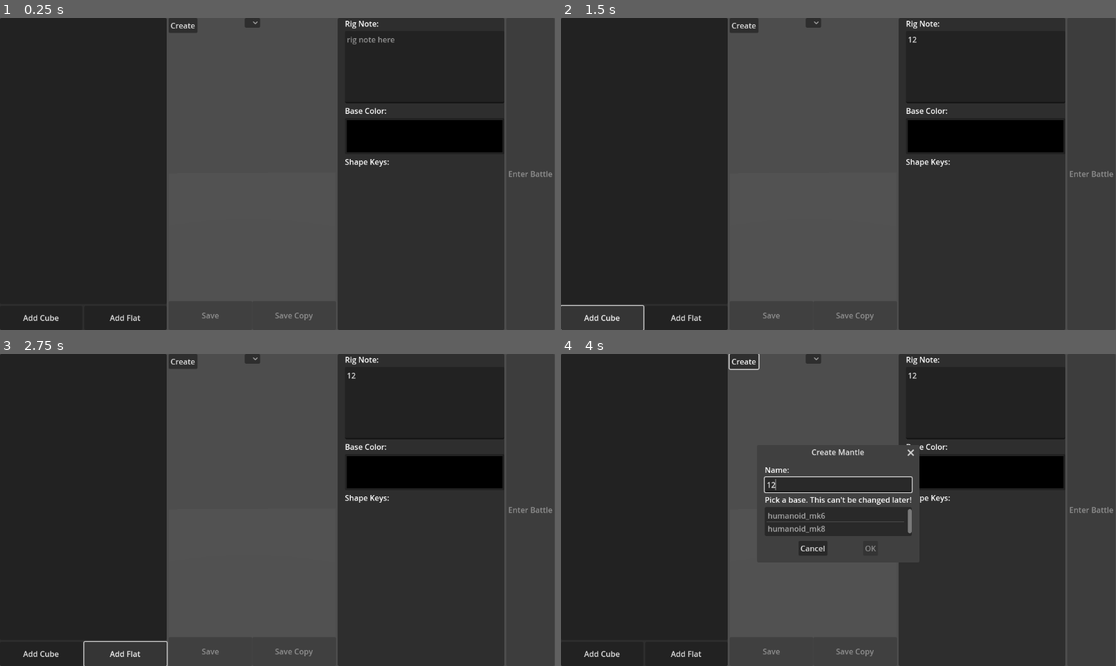
Above: before the commit, frames 1-4 (two rows, left to right).
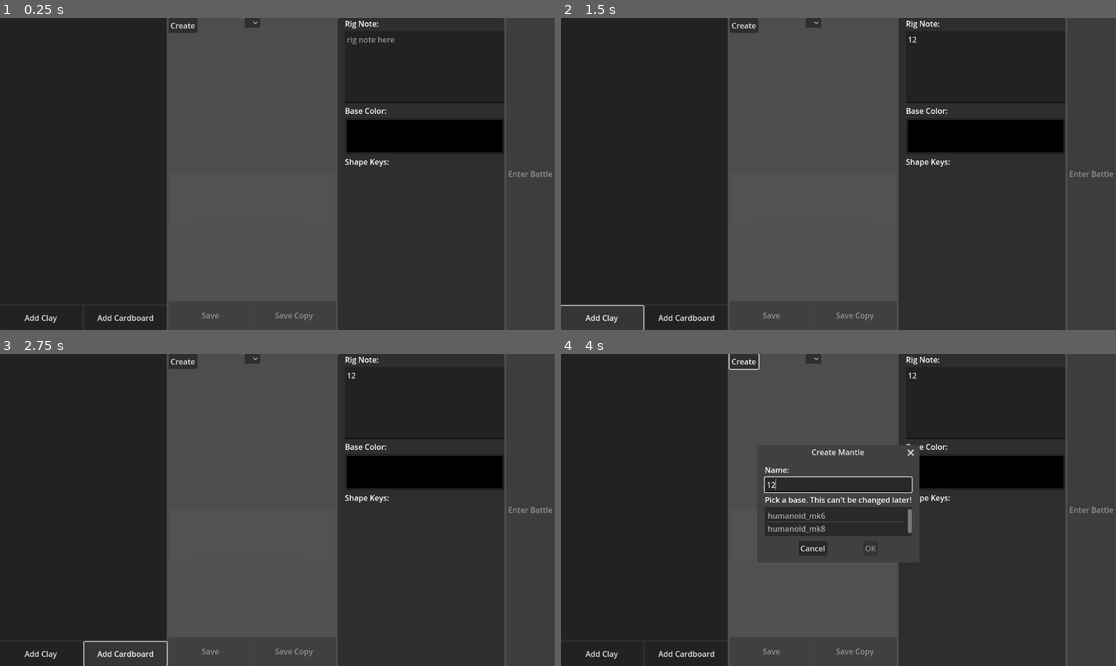
Above: after the commit, the same moments.

Repository: All-Chronical/MantleM
Game: Godot game, scene res://Program/char_maker_control.tscn
Two runs of this game, one before a commit and one after it. Both use one fixed random seed, a clock stepped at 60 frames per second and the inputs below.
Inputs (mouse positions are in pixels of both pictures, inside the frame that each line leads up to):
- Up to frame 1 (0.25 s): no input
- Up to frame 2 (1.5 s): click (988, 67) at 0.52 s; type "12" at 0.6 s; click "Add Cube" (after the commit: "Add Clay") at 1.25 s
- Up to frame 3 (2.75 s): click "Add Flat" (after the commit: "Add Cardboard") at 2 s
- Up to frame 4 (4 s): click "Create" at 2.75 s; click (838, 485) at 3.52 s; type "12" at 3.6 s

The runs differ from the first frame. In frame 1, 0.2% of the frame differs, in the area x 4-28%, y 95-98%; in frame 2, 0.2%; in frame 3, 0.2%; in frame 4, 0.2%.

Commit message:
refactor: renaming character creation terms

Diff:
--- a/Program/char_maker_control.tscn
+++ b/Program/char_maker_control.tscn
@@ -55,14 +55,14 @@
 layout_mode = 2
 size_flags_horizontal = 3
 size_flags_vertical = 8
-text = "Add Cube"
+text = "Add Clay"
 
 [node name="AddFBtn" type="Button" parent="HBoxContainer/Hierarchy/VBoxContainer/HBoxContainer"]
 custom_minimum_size = Vector2(0, 50)
 layout_mode = 2
 size_flags_horizontal = 3
 size_flags_vertical = 8
-text = "Add Flat"
+text = "Add Cardboard"
 
 [node name="DelPBtn" type="Button" parent="HBoxContainer/Hierarchy/VBoxContainer/HBoxContainer"]
 visible = false
@@ -189,7 +189,7 @@
 [node name="CubeLabel" type="Label" parent="HBoxContainer/Inspector/VBoxContainer"]
 visible = false
 layout_mode = 2
-text = "Cube Position:"
+text = "Clay Position:"
 
 [node name="CubeSliderContainer" type="VBoxContainer" parent="HBoxContainer/Inspector/VBoxContainer"]
 visible = false
@@ -240,7 +240,7 @@
 [node name="CubeScaleLabel" type="Label" parent="HBoxContainer/Inspector/VBoxContainer"]
 visible = false
 layout_mode = 2
-text = "Cube Scale:"
+text = "Clay Scale:"
 
 [node name="CubeScaleSliderContainer" type="VBoxContainer" parent="HBoxContainer/Inspector/VBoxContainer"]
 visible = false
@@ -294,7 +294,7 @@
 [node name="CubeColorLabel" type="Label" parent="HBoxContainer/Inspector/VBoxContainer"]
 visible = false
 layout_mode = 2
-text = "Cube Color:"
+text = "Clay Color:"
 
 [node name="CubeColorPicker" type="ColorPickerButton" parent="HBoxContainer/Inspector/VBoxContainer"]
 visible = false
@@ -304,7 +304,7 @@
 [node name="FlatLabel" type="Label" parent="HBoxContainer/Inspector/VBoxContainer"]
 visible = false
 layout_mode = 2
-text = "Flat Position:"
+text = "Cardboard Position:"
 
 [node name="FlatSliderContainer" type="VBoxContainer" parent="HBoxContainer/Inspector/VBoxContainer"]
 visible = false
@@ -355,7 +355,7 @@
 [node name="FlatScaleLabel" type="Label" parent="HBoxContainer/Inspector/VBoxContainer"]
 visible = false
 layout_mode = 2
-text = "Flat Scale:"
+text = "Cardboard Scale:"
 
 [node name="FlatScaleSliderContainer" type="VBoxContainer" parent="HBoxContainer/Inspector/VBoxContainer"]
 visible = false
@@ -409,7 +409,7 @@
 [node name="FlatColorLabel" type="Label" parent="HBoxContainer/Inspector/VBoxContainer"]
 visible = false
 layout_mode = 2
-text = "Flat Color:"
+text = "Cardboard Color:"
 
 [node name="FlatColorPicker" type="ColorPickerButton" parent="HBoxContainer/Inspector/VBoxContainer"]
 visible = false
--- a/Scripts/char_maker_control.gd
+++ b/Scripts/char_maker_control.gd
@@ -108,7 +108,7 @@
 func _rebuild_hierarchy() -> void:
 	hierarchyList.clear()
 	var root := hierarchyList.create_item()
-	root.set_text(0, "Rig")
+	root.set_text(0, "Armature")
 	root.set_metadata(0, -1)
 	var skeleton := mantle_skin.get_skeleton()
 	if skeleton == null:
@@ -125,12 +125,12 @@
 		for i in range(_current_mantle.cubeBoneIndices.size()):
 			if _current_mantle.cubeBoneIndices[i] == order_pos:
 				var cube_item := hierarchyList.create_item(item)
-				cube_item.set_text(0, "Cube Part")
+				cube_item.set_text(0, "Clay Part")
 				cube_item.set_metadata(0, {"type": 1, "idx": i})
 		for i in range(_current_mantle.flatBoneIndices.size()):
 			if _current_mantle.flatBoneIndices[i] == order_pos:
 				var flat_item := hierarchyList.create_item(item)
-				flat_item.set_text(0, "Flat Part")
+				flat_item.set_text(0, "Cardboard Part")
 				flat_item.set_metadata(0, {"type": 2, "idx": i})
 	for child_idx in skeleton.get_bone_children(bone_idx):
 		_add_bone_to_tree(child_idx, item, skeleton)
